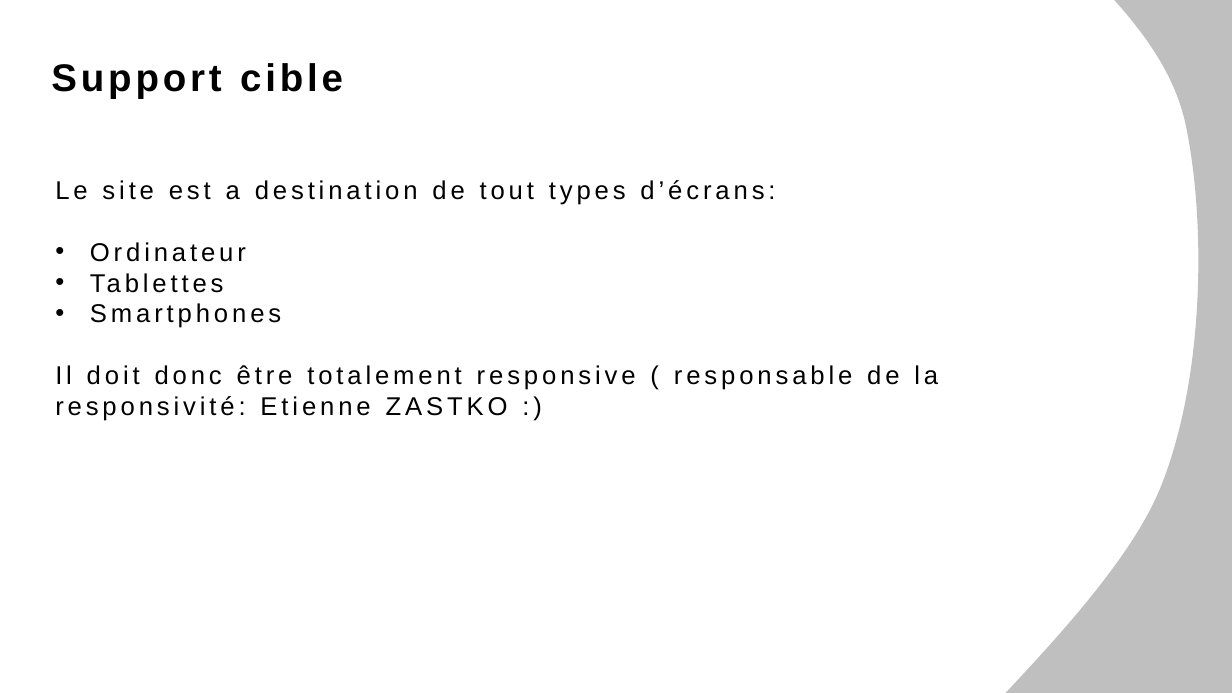
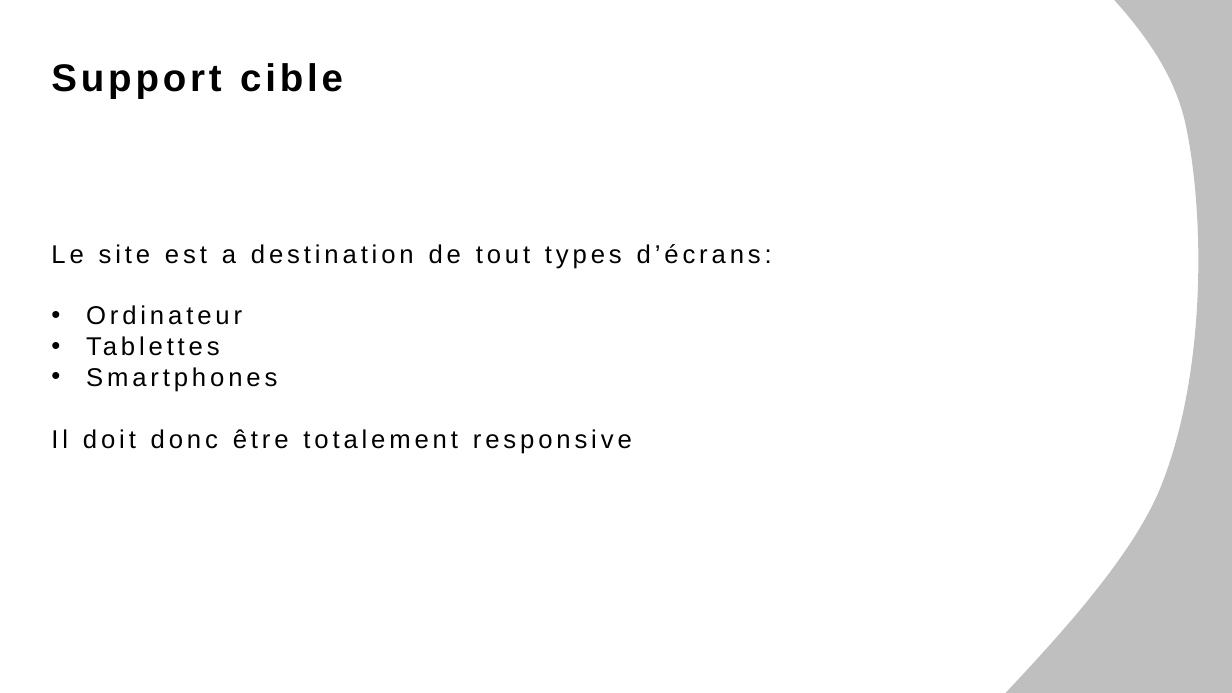
Before and after one commit to Adrien-Ray/visualtgr, a slide deck: slide 5 of design/AD/dossier-conception/dossier-conception.pptx (slide 6 before the commit). Drawn at 1232x693 pixels with LibreOffice and Linux fonts; fonts in the diff are those of the drawing. Boxes give left, top, right and bottom in pixels: in the first picture for what was removed or moved away, otherwise in the second. Text is boxed around its words. In the diff, an @@ line names an element or a change of style, - is before the commit and + after.

```diff
--- a/design/AD/dossier-conception/dossier-conception.pptx
+++ b/design/AD/dossier-conception/dossier-conception.pptx
@@ text "Le site est a destination ...": place and size @@
-text "Le site est a destination ..." at box(55, 180, 938, 421)
+text "Le site est a destination ..." at box(51, 244, 772, 454)
@@ text at box(51, 429, 632, 454): text changed @@
-Il doit donc être totalement responsive ( responsable de la responsivité: Etienne ZASTKO :)
+Il doit donc être totalement responsive
```
Also in this commit, not shown: 8 other slides changed, 3 slides removed, 5 other files.
